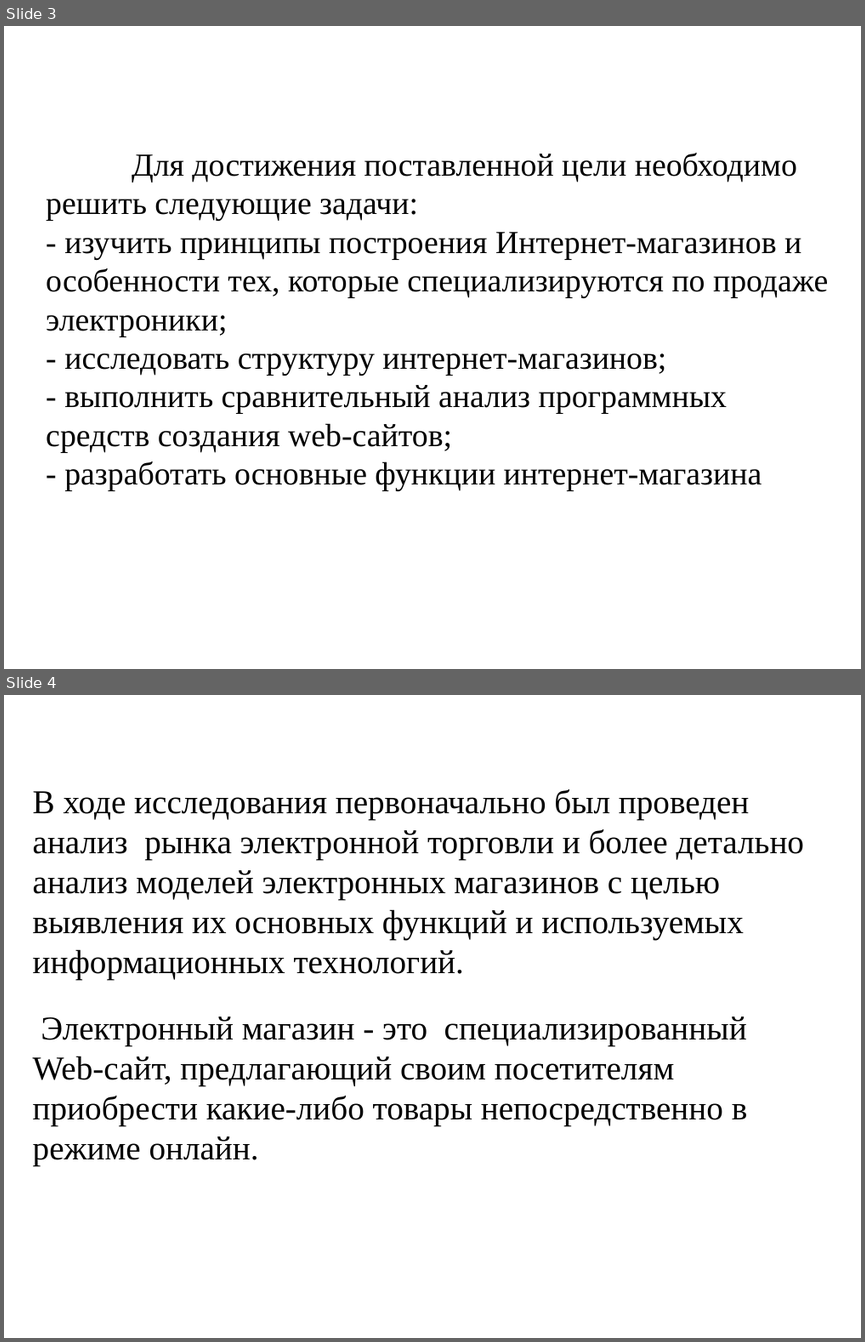
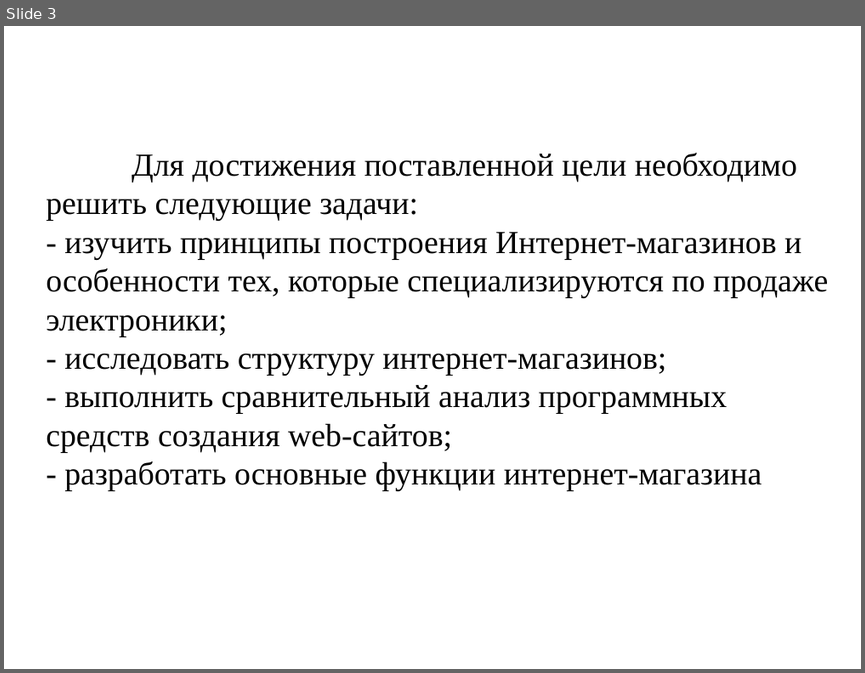
Before and after one commit to Vlad708/redux-shop, a slide deck: react-shopping-cart/public/work.pptx. Shown one above the other, each under a label of ours: slides 3 and 4 before the commit, slide 3 after it. The pictures are 865x1342 and 865x673 pixels, drawn with LibreOffice and Linux fonts; fonts in the diff are those of the drawing. Boxes give left, top, right and bottom in pixels: in the first picture for what was removed or moved away, otherwise in the second. Text is boxed around its words. In the diff, an @@ line names an element or a change of style, - is before the commit and + after.

```diff
--- a/react-shopping-cart/public/work.pptx
+++ b/react-shopping-cart/public/work.pptx
@@ slide 4 removed at box(4, 695, 861, 1338), background #FFFFFF @@
@@ text removed at box(33, 789, 805, 1166) @@
-В ходе исследования первоначально был проведен анализ рынка электронной торговли и более детально анализ моделей электронных магазинов с целью выявления их основных функций и используемых информационных технологий.
-Электронный магазин - это специализированный Web-сайт, предлагающий своим посетителям приобрести какие-либо товары непосредственно в режиме онлайн.
```
Also in this commit, not shown: 3 slides changed, 5 other slides removed, 2 other files.
